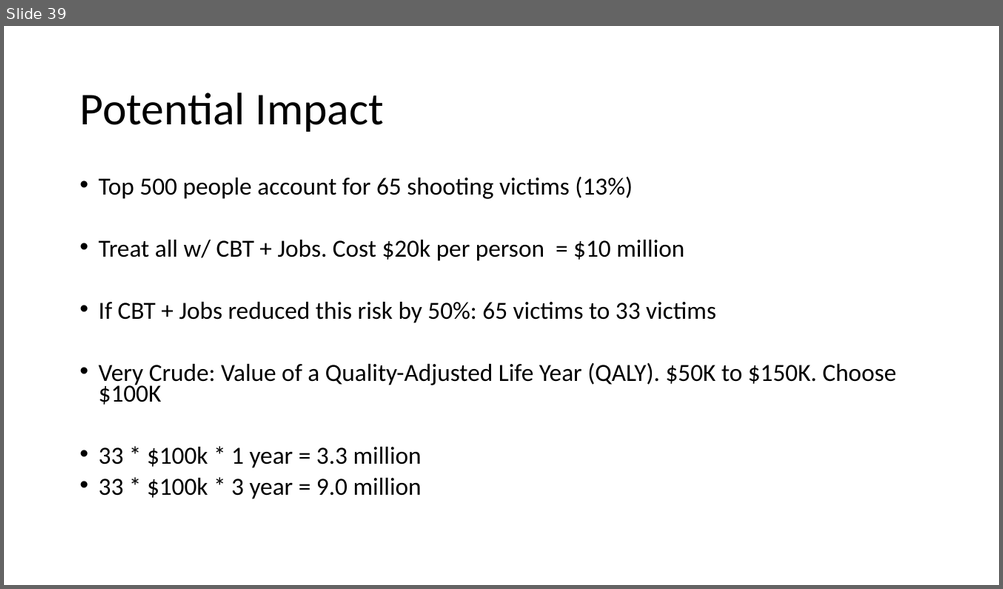
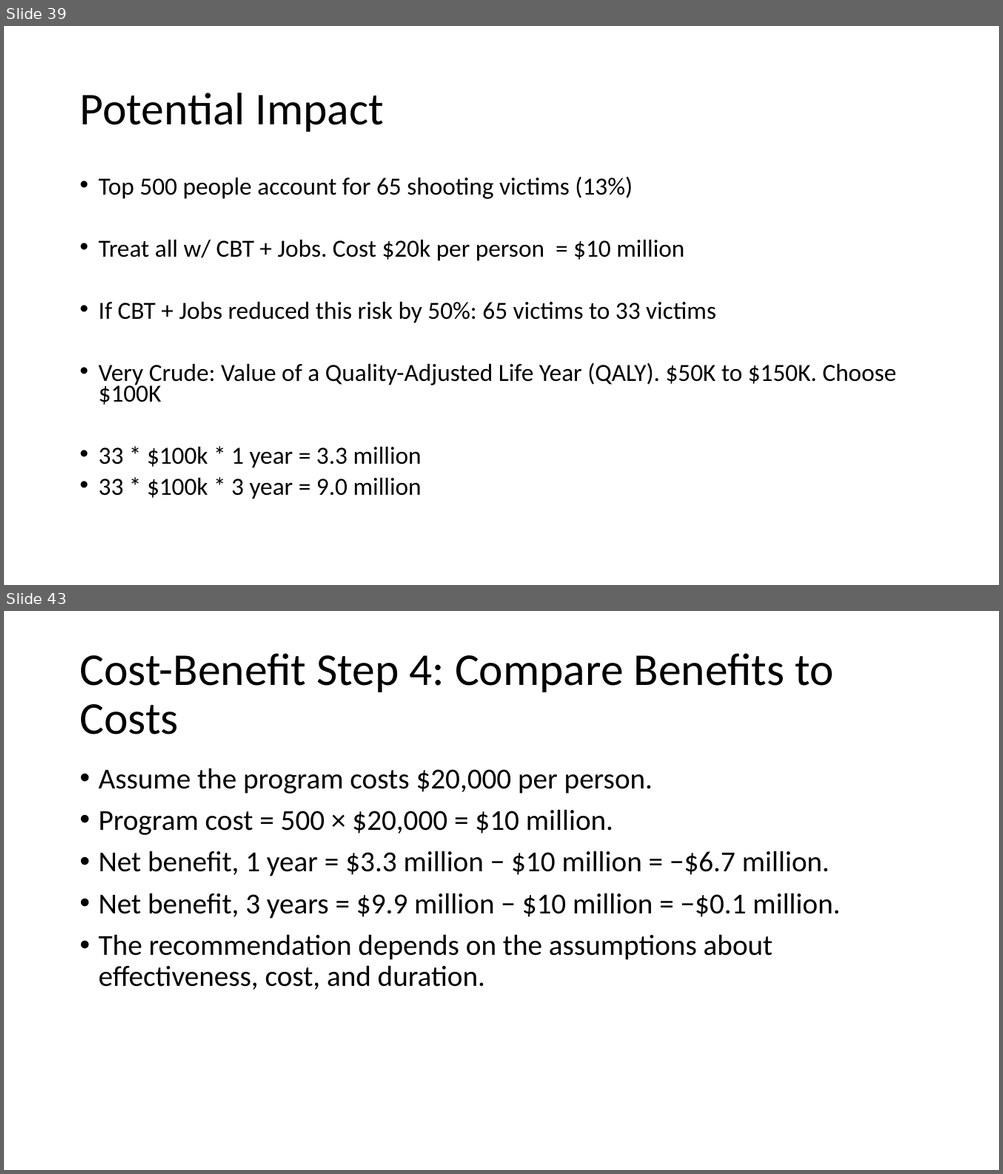
Before and after one commit to zjelveh/zjelveh.github.io, a slide deck: files/inst414_spring2026/lectures/lecture_14.pptx. Shown one above the other, each under a label of ours: slide 39 before the commit, slides 39 and 43 after it; the slides between them are not shown. The pictures are 1003x589 and 1003x1174 pixels, drawn with LibreOffice and Linux fonts; fonts in the diff are those of the drawing. Boxes give left, top, right and bottom in pixels: in the first picture for what was removed or moved away, otherwise in the second. Text is boxed around its words. In the diff, an @@ line names an element or a change of style, - is before the commit and + after.

```diff
--- a/files/inst414_spring2026/lectures/lecture_14.pptx
+++ b/files/inst414_spring2026/lectures/lecture_14.pptx
@@ slide 43 added at bbox=[4, 611, 999, 1170], background #FFFFFF @@
@@ title added at bbox=[79, 653, 833, 735], 44 pt, text #000000 @@
+Cost-Benefit Step 4: Compare Benefits to Costs
@@ text added at bbox=[99, 768, 839, 990], 28 pt, text #000000 @@
+• Assume the program costs $20,000 per person.
+• Program cost = 500 × $20,000 = $10 million.
+• Net benefit, 1 year = $3.3 million − $10 million = −$6.7 million.
+• Net benefit, 3 years = $9.9 million − $10 million = −$0.1 million.
+• The recommendation depends on the assumptions about effectiveness, cost, and duration.
```
Also in this commit, not shown: 3 other slides added, 1 other file.
